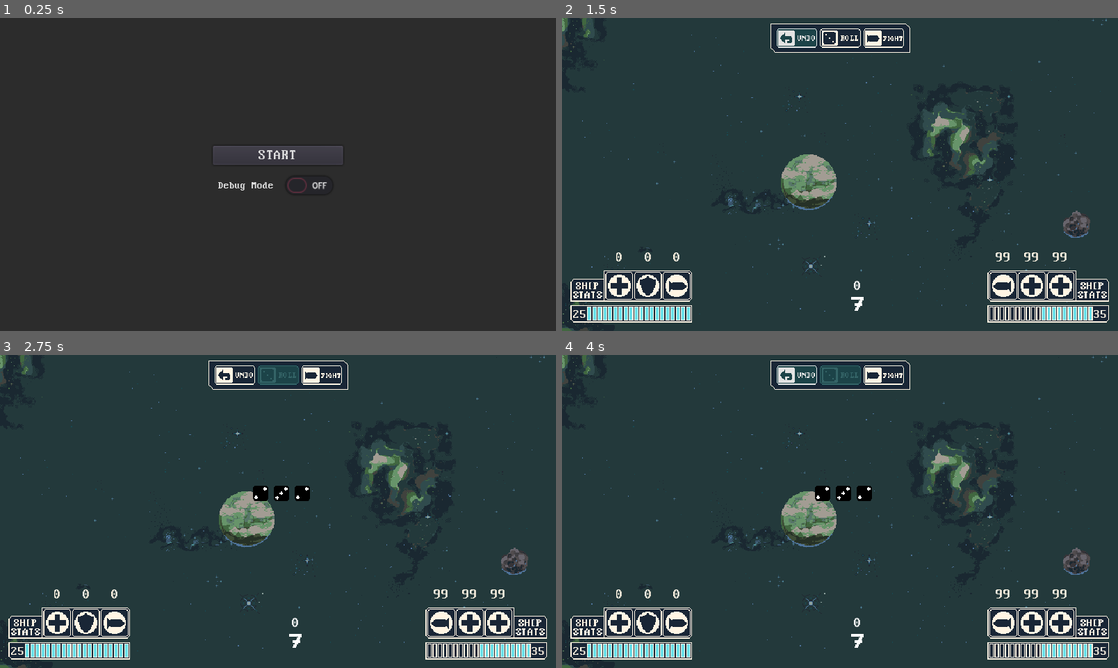
Above: before the commit, frames 1-4 (two rows, left to right).
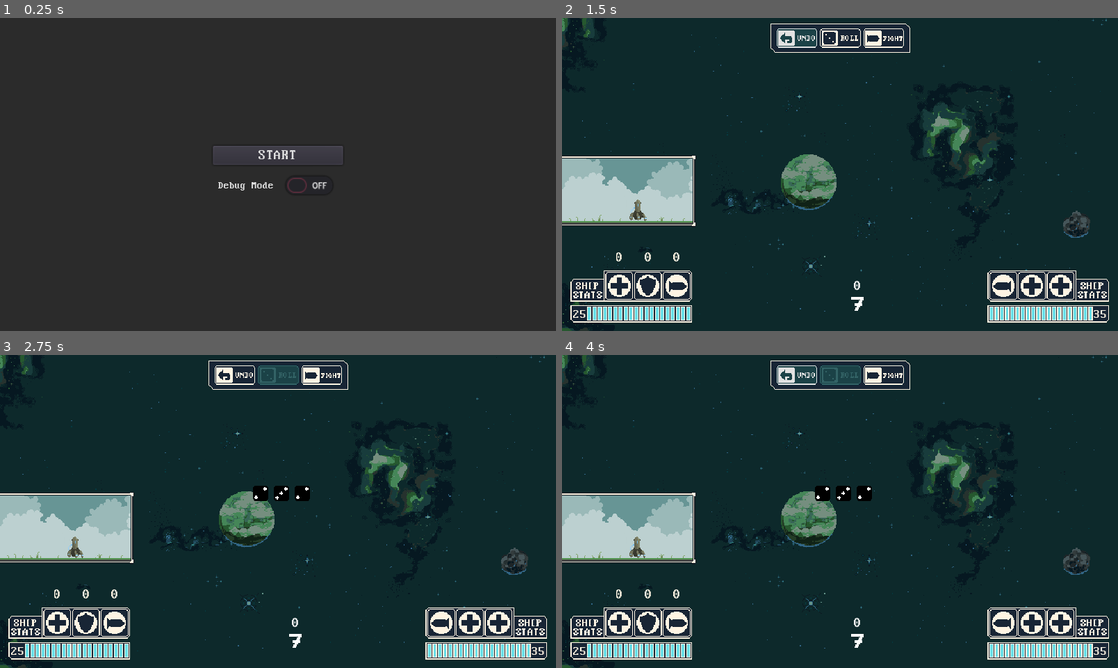
Above: after the commit, the same moments.

Repository: 10Tone/Dice-of-Destiny-CLONE
Game: Godot game, scene res://Project/Main.tscn
Two runs of this game, one before a commit and one after it. Both use one fixed random seed, a clock stepped at 60 frames per second and the inputs below.
Inputs (mouse positions are in pixels of both pictures, inside the frame that each line leads up to):
- Up to frame 1 (0.25 s): no input
- Up to frame 2 (1.5 s): click "START" at 0.5 s; click (795, 36) at 1.25 s
- Up to frame 3 (2.75 s): click (278, 373) at 2 s
- Up to frame 4 (4 s): click (795, 373) at 2.75 s; click (795, 373) at 3.5 s

The runs differ from the first frame. In frame 2, 8.4% of the frame differs, in the area x 0-98%, y 0-100%; in frame 3, 8.4%; in frame 4, 8.4%.

Commit message:
Added first test animations for player/enemy

Diff:
--- a/Project/Game/BattleScreen/BattleManager.gd
+++ b/Project/Game/BattleScreen/BattleManager.gd
@@ -14,6 +14,7 @@
 export var healthbar_display = NodePath()
 export var skills_display = NodePath()
 export var win_loose_popup = NodePath()
+export var player_animator = NodePath()
 onready var _dice_controller = get_node(dice_controller)
 onready var _enemy_turn_simulator = get_node(enemy_turn_simulator)
 onready var _roll_button = get_node(roll_button)
@@ -24,6 +25,7 @@
 onready var _healthbar_display = get_node(healthbar_display)
 onready var _skills_display =get_node(skills_display)
 onready var _win_loose_popup = get_node(win_loose_popup)
+onready var _player_animator = get_node(player_animator)
 
 onready var _player = load("res://Project/Resources/Entities/Player/PlayerEntity.tres")
 onready var _enemy = load("res://Project/Resources/Entities/Enemies/EnemyEntity.tres")
--- a/Project/Game/BattleScreen/BattleScreen.tscn
+++ b/Project/Game/BattleScreen/BattleScreen.tscn
@@ -22,6 +22,18 @@
 [ext_resource path="res://Project/Game/BattleScreen/Skill.gd" type="Script" id=20]
 [ext_resource path="res://Project/Game/BattleScreen/HUD/SkillsDisplay.gd" type="Script" id=21]
 [ext_resource path="res://Assets/Aseprite/Design/Battle Screen/Ship Stats/Ship Stats Enemy Background.png" type="Texture" id=22]
+[ext_resource path="res://Project/Game/BattleScreen/Entities/EntityAnimator.tscn" type="PackedScene" id=23]
+[ext_resource path="res://Assets/Aseprite/Entities/Antitie Background 01.png" type="Texture" id=24]
+
+[sub_resource type="Environment" id=1]
+background_mode = 4
+background_canvas_max_layer = 1
+glow_levels/4 = true
+glow_intensity = 2.0
+glow_strength = 0.95
+glow_blend_mode = 0
+glow_hdr_scale = 3.67
+glow_bicubic_upscale = true
 
 [node name="BattleScreen" type="Node2D"]
 script = ExtResource( 3 )
@@ -35,17 +47,29 @@
 healthbar_display = NodePath("HUD/HealthBars")
 skills_display = NodePath("HUD/StatsDisplay")
 win_loose_popup = NodePath("HUD/WinLoosePopup")
+player_animator = NodePath("EntityAnimators/PlayerAnimator")
 
 [node name="EnemyTurnSimulator" parent="." instance=ExtResource( 4 )]
 
 [node name="DiceController" parent="." instance=ExtResource( 2 )]
 
+[node name="ColorRect" type="ColorRect" parent="."]
+anchor_right = 1.0
+anchor_bottom = 1.0
+rect_min_size = Vector2( 640, 360 )
+color = Color( 0.0156863, 0.054902, 0.0784314, 1 )
+__meta__ = {
+"_edit_use_anchors_": false
+}
+
 [node name="Background" type="Sprite" parent="."]
+modulate = Color( 0.607843, 0.756863, 0.713726, 0.752941 )
 texture = ExtResource( 1 )
 centered = false
 
-[node name="CanvasModulate" type="CanvasModulate" parent="."]
-color = Color( 1, 1, 1, 0.560784 )
+[node name="Sprite" type="Sprite" parent="."]
+position = Vector2( 77.2241, 198.463 )
+texture = ExtResource( 24 )
 
 [node name="HUD" type="CanvasLayer" parent="."]
 
@@ -96,6 +120,9 @@
 anchor_right = 1.0
 anchor_bottom = 1.0
 texture = ExtResource( 11 )
+__meta__ = {
+"_edit_use_anchors_": false
+}
 
 [node name="HBoxContainer" type="HBoxContainer" parent="HUD/StatsDisplay/Player Ship Stats"]
 anchor_left = 0.5
@@ -146,11 +173,13 @@
 rect_min_size = Vector2( 32, 32 )
 custom_fonts/font = ExtResource( 12 )
 custom_colors/font_color = Color( 1, 0.960784, 0.894118, 1 )
-text = "99"
 align = 1
 valign = 1
 
 [node name="iconBackground" parent="HUD/StatsDisplay/Player Ship Stats/HBoxContainer/HealthStats/VBoxContainer" instance=ExtResource( 13 )]
+
+[node name="IconActive" parent="HUD/StatsDisplay/Player Ship Stats/HBoxContainer/HealthStats/VBoxContainer/iconBackground" index="1"]
+visible = true
 
 [node name="ShieldStats" type="Control" parent="HUD/StatsDisplay/Player Ship Stats/HBoxContainer"]
 margin_left = 73.0
@@ -182,7 +211,6 @@
 rect_min_size = Vector2( 32, 32 )
 custom_fonts/font = ExtResource( 12 )
 custom_colors/font_color = Color( 1, 0.960784, 0.894118, 1 )
-text = "99"
 align = 1
 valign = 1
 
@@ -227,7 +255,6 @@
 rect_min_size = Vector2( 32, 32 )
 custom_fonts/font = ExtResource( 12 )
 custom_colors/font_color = Color( 1, 0.960784, 0.894118, 1 )
-text = "99"
 align = 1
 valign = 1
 
@@ -317,7 +344,6 @@
 rect_min_size = Vector2( 32, 32 )
 custom_fonts/font = ExtResource( 12 )
 custom_colors/font_color = Color( 1, 0.960784, 0.894118, 1 )
-text = "99"
 align = 1
 valign = 1
 
@@ -366,7 +392,6 @@
 rect_min_size = Vector2( 32, 32 )
 custom_fonts/font = ExtResource( 12 )
 custom_colors/font_color = Color( 1, 0.960784, 0.894118, 1 )
-text = "99"
 align = 1
 valign = 1
 
@@ -402,7 +427,6 @@
 rect_min_size = Vector2( 32, 32 )
 custom_fonts/font = ExtResource( 12 )
 custom_colors/font_color = Color( 1, 0.960784, 0.894118, 1 )
-text = "99"
 align = 1
 valign = 1
 
@@ -462,6 +486,8 @@
 [node name="TextureProgress" parent="HUD/HealthBars/EnemyHealthBar" index="0"]
 margin_left = -139.0
 margin_right = -19.0
+max_value = 35.0
+value = 0.0
 fill_mode = 1
 
 [node name="TextureRect" parent="HUD/HealthBars/EnemyHealthBar" index="1"]
@@ -477,6 +503,14 @@
 margin_top = 120.591
 margin_right = 27.8438
 margin_bottom = 156.591
+
+[node name="WorldEnvironment" type="WorldEnvironment" parent="."]
+environment = SubResource( 1 )
+
+[node name="EntityAnimators" type="Node2D" parent="."]
+
+[node name="PlayerAnimator" parent="EntityAnimators" instance=ExtResource( 23 )]
+position = Vector2( 87.315, 218.417 )
 
 [editable path="HUD/ActionButtons"]
 [editable path="HUD/StatsDisplay/Player Ship Stats/HBoxContainer/HealthStats/VBoxContainer/iconBackground"]
@@ -485,3 +519,4 @@
 [editable path="HUD/StatsDisplay/Enemy Ship Stats/HBoxContainer/AttackStats/VBoxContainer/iconBackground"]
 [editable path="HUD/HealthBars/PlayerHealthBar"]
 [editable path="HUD/HealthBars/EnemyHealthBar"]
+[editable path="EntityAnimators/PlayerAnimator"]
--- /dev/null
+++ b/Project/Game/BattleScreen/Entities/Droid.tscn
@@ -0,0 +1,118 @@
+[gd_scene load_steps=8 format=2]
+
+[ext_resource path="res://Assets/Aseprite/Entities/Droid.png" type="Texture" id=1]
+
+[sub_resource type="Animation" id=6]
+resource_name = "hit"
+length = 0.8
+tracks/0/type = "value"
+tracks/0/path = NodePath("Sprite:frame_coords")
+tracks/0/interp = 1
+tracks/0/loop_wrap = true
+tracks/0/imported = false
+tracks/0/enabled = true
+tracks/0/keys = {
+"times": PoolRealArray( 0, 0.1, 0.2, 0.3, 0.4, 0.5, 0.6, 0.7 ),
+"transitions": PoolRealArray( 1, 1, 1, 1, 1, 1, 1, 1 ),
+"update": 1,
+"values": [ Vector2( 0, 5 ), Vector2( 1, 5 ), Vector2( 0, 5 ), Vector2( 1, 5 ), Vector2( 0, 5 ), Vector2( 1, 5 ), Vector2( 0, 5 ), Vector2( 1, 5 ) ]
+}
+
+[sub_resource type="Animation" id=4]
+resource_name = "shield_finished"
+length = 0.4
+tracks/0/type = "value"
+tracks/0/path = NodePath("Sprite:frame_coords")
+tracks/0/interp = 1
+tracks/0/loop_wrap = true
+tracks/0/imported = false
+tracks/0/enabled = true
+tracks/0/keys = {
+"times": PoolRealArray( 0, 0.1, 0.2, 0.3 ),
+"transitions": PoolRealArray( 1, 1, 1, 1 ),
+"update": 1,
+"values": [ Vector2( 0, 3 ), Vector2( 1, 3 ), Vector2( 2, 3 ), Vector2( 3, 3 ) ]
+}
+
+[sub_resource type="Animation" id=2]
+resource_name = "shield_prep"
+tracks/0/type = "value"
+tracks/0/path = NodePath("Sprite:frame_coords")
+tracks/0/interp = 1
+tracks/0/loop_wrap = true
+tracks/0/imported = false
+tracks/0/enabled = true
+tracks/0/keys = {
+"times": PoolRealArray( 0, 0.1, 0.2, 0.3, 0.4, 0.5, 0.6, 0.7, 0.8, 0.9 ),
+"transitions": PoolRealArray( 1, 1, 1, 1, 1, 1, 1, 1, 1, 1 ),
+"update": 1,
+"values": [ Vector2( 0, 1 ), Vector2( 1, 1 ), Vector2( 2, 1 ), Vector2( 3, 1 ), Vector2( 4, 1 ), Vector2( 5, 1 ), Vector2( 6, 1 ), Vector2( 7, 1 ), Vector2( 8, 1 ), Vector2( 9, 1 ) ]
+}
+
+[sub_resource type="Animation" id=3]
+resource_name = "shield_pulse"
+length = 0.6
+loop = true
+tracks/0/type = "value"
+tracks/0/path = NodePath("Sprite:frame_coords")
+tracks/0/interp = 1
+tracks/0/loop_wrap = true
+tracks/0/imported = false
+tracks/0/enabled = true
+tracks/0/keys = {
+"times": PoolRealArray( 0, 0.1, 0.2, 0.3, 0.4, 0.5 ),
+"transitions": PoolRealArray( 1, 1, 1, 1, 1, 1 ),
+"update": 1,
+"values": [ Vector2( 0, 2 ), Vector2( 1, 2 ), Vector2( 2, 2 ), Vector2( 3, 2 ), Vector2( 4, 2 ), Vector2( 5, 2 ) ]
+}
+
+[sub_resource type="Animation" id=5]
+resource_name = "shockwave"
+length = 1.4
+tracks/0/type = "value"
+tracks/0/path = NodePath("Sprite:frame_coords")
+tracks/0/interp = 1
+tracks/0/loop_wrap = true
+tracks/0/imported = false
+tracks/0/enabled = true
+tracks/0/keys = {
+"times": PoolRealArray( 0, 0.1, 0.2, 0.3, 0.4, 0.5, 0.6, 0.7, 0.8, 0.9, 1, 1.1, 1.2, 1.3 ),
+"transitions": PoolRealArray( 1, 1, 1, 1, 1, 1, 1, 1, 1, 1, 1, 1, 1, 1 ),
+"update": 1,
+"values": [ Vector2( 0, 4 ), Vector2( 1, 4 ), Vector2( 2, 4 ), Vector2( 3, 4 ), Vector2( 4, 4 ), Vector2( 5, 4 ), Vector2( 6, 4 ), Vector2( 7, 4 ), Vector2( 8, 4 ), Vector2( 9, 4 ), Vector2( 10, 4 ), Vector2( 11, 4 ), Vector2( 12, 4 ), Vector2( 13, 4 ) ]
+}
+
+[sub_resource type="Animation" id=1]
+resource_name = "walk"
+length = 0.6
+loop = true
+tracks/0/type = "value"
+tracks/0/path = NodePath("Sprite:frame_coords")
+tracks/0/interp = 1
+tracks/0/loop_wrap = true
+tracks/0/imported = false
+tracks/0/enabled = true
+tracks/0/keys = {
+"times": PoolRealArray( 0, 0.1, 0.2, 0.3, 0.4, 0.5 ),
+"transitions": PoolRealArray( 1, 1, 1, 1, 1, 1 ),
+"update": 1,
+"values": [ Vector2( 0, 0 ), Vector2( 1, 0 ), Vector2( 2, 0 ), Vector2( 3, 0 ), Vector2( 4, 0 ), Vector2( 5, 0 ) ]
+}
+
+[node name="Droid" type="Node2D"]
+
+[node name="Sprite" type="Sprite" parent="."]
+texture = ExtResource( 1 )
+hframes = 14
+vframes = 7
+frame = 71
+region_rect = Rect2( 0, 0, 14, 7 )
+
+[node name="AnimationPlayer" type="AnimationPlayer" parent="."]
+autoplay = "walk"
+anims/hit = SubResource( 6 )
+anims/shield_finished = SubResource( 4 )
+anims/shield_prep = SubResource( 2 )
+anims/shield_pulse = SubResource( 3 )
+anims/shockwave = SubResource( 5 )
+anims/walk = SubResource( 1 )
--- /dev/null
+++ b/Project/Game/BattleScreen/Entities/EntityAnimator.gd
@@ -0,0 +1,37 @@
+extends Node2D
+
+enum EntityTypes {PLAYER, ENEMY}
+enum EntityStates {IDLE, SHIELD_UP, ATTACK, HIT}
+
+export(EntityTypes) var entity_type
+
+onready var _animation_player = $AnimationPlayer
+
+signal entity_animation_finished(entity_state)
+
+func _ready():
+	GlobalEvents.connect("entity_state_changed", self, "on_entity_state_changed")
+
+func on_entity_state_changed(_entity_type, _entity_state):
+	if _entity_type != entity_type:
+		return
+
+	match _entity_state:
+		EntityStates.IDLE:
+			_animation_player.play("walk")
+			yield(_animation_player, "animation_finished")
+			emit_signal("entity_animation_finished", EntityStates.IDLE)
+		EntityStates.SHIELD_UP:
+			_animation_player.play("shield_prep")
+			yield(_animation_player, "animation_finished")
+			_animation_player.play("shield_pulse")
+			yield(_animation_player, "animation_finished")
+			emit_signal("entity_animation_finished", EntityStates.SHIELD_UP)
+		EntityStates.ATTACK:
+			_animation_player.play("shockwave")
+			yield(_animation_player, "animation_finished")
+			emit_signal("entity_animation_finished", EntityStates.ATTACK)
+		EntityStates.HIT:
+			_animation_player.play("hit")
+			yield(_animation_player, "animation_finished")
+			emit_signal("entity_animation_finished", EntityStates.HIT)
--- /dev/null
+++ b/Project/Game/BattleScreen/Entities/EntityAnimator.tscn
@@ -0,0 +1,120 @@
+[gd_scene load_steps=9 format=2]
+
+[ext_resource path="res://Assets/Aseprite/Entities/Droid.png" type="Texture" id=1]
+[ext_resource path="res://Project/Game/BattleScreen/Entities/EntityAnimator.gd" type="Script" id=2]
+
+[sub_resource type="Animation" id=6]
+resource_name = "hit"
+length = 0.8
+tracks/0/type = "value"
+tracks/0/path = NodePath("Sprite:frame_coords")
+tracks/0/interp = 1
+tracks/0/loop_wrap = true
+tracks/0/imported = false
+tracks/0/enabled = true
+tracks/0/keys = {
+"times": PoolRealArray( 0, 0.1, 0.2, 0.3, 0.4, 0.5, 0.6, 0.7 ),
+"transitions": PoolRealArray( 1, 1, 1, 1, 1, 1, 1, 1 ),
+"update": 1,
+"values": [ Vector2( 0, 5 ), Vector2( 1, 5 ), Vector2( 0, 5 ), Vector2( 1, 5 ), Vector2( 0, 5 ), Vector2( 1, 5 ), Vector2( 0, 5 ), Vector2( 1, 5 ) ]
+}
+
+[sub_resource type="Animation" id=4]
+resource_name = "shield_finished"
+length = 0.4
+tracks/0/type = "value"
+tracks/0/path = NodePath("Sprite:frame_coords")
+tracks/0/interp = 1
+tracks/0/loop_wrap = true
+tracks/0/imported = false
+tracks/0/enabled = true
+tracks/0/keys = {
+"times": PoolRealArray( 0, 0.1, 0.2, 0.3 ),
+"transitions": PoolRealArray( 1, 1, 1, 1 ),
+"update": 1,
+"values": [ Vector2( 0, 3 ), Vector2( 1, 3 ), Vector2( 2, 3 ), Vector2( 3, 3 ) ]
+}
+
+[sub_resource type="Animation" id=2]
+resource_name = "shield_prep"
+tracks/0/type = "value"
+tracks/0/path = NodePath("Sprite:frame_coords")
+tracks/0/interp = 1
+tracks/0/loop_wrap = true
+tracks/0/imported = false
+tracks/0/enabled = true
+tracks/0/keys = {
+"times": PoolRealArray( 0, 0.1, 0.2, 0.3, 0.4, 0.5, 0.6, 0.7, 0.8, 0.9 ),
+"transitions": PoolRealArray( 1, 1, 1, 1, 1, 1, 1, 1, 1, 1 ),
+"update": 1,
+"values": [ Vector2( 0, 1 ), Vector2( 1, 1 ), Vector2( 2, 1 ), Vector2( 3, 1 ), Vector2( 4, 1 ), Vector2( 5, 1 ), Vector2( 6, 1 ), Vector2( 7, 1 ), Vector2( 8, 1 ), Vector2( 9, 1 ) ]
+}
+
+[sub_resource type="Animation" id=3]
+resource_name = "shield_pulse"
+length = 0.6
+loop = true
+tracks/0/type = "value"
+tracks/0/path = NodePath("Sprite:frame_coords")
+tracks/0/interp = 1
+tracks/0/loop_wrap = true
+tracks/0/imported = false
+tracks/0/enabled = true
+tracks/0/keys = {
+"times": PoolRealArray( 0, 0.1, 0.2, 0.3, 0.4, 0.5 ),
+"transitions": PoolRealArray( 1, 1, 1, 1, 1, 1 ),
+"update": 1,
+"values": [ Vector2( 0, 2 ), Vector2( 1, 2 ), Vector2( 2, 2 ), Vector2( 3, 2 ), Vector2( 4, 2 ), Vector2( 5, 2 ) ]
+}
+
+[sub_resource type="Animation" id=5]
+resource_name = "shockwave"
+length = 1.4
+tracks/0/type = "value"
+tracks/0/path = NodePath("Sprite:frame_coords")
+tracks/0/interp = 1
+tracks/0/loop_wrap = true
+tracks/0/imported = false
+tracks/0/enabled = true
+tracks/0/keys = {
+"times": PoolRealArray( 0, 0.1, 0.2, 0.3, 0.4, 0.5, 0.6, 0.7, 0.8, 0.9, 1, 1.1, 1.2, 1.3 ),
+"transitions": PoolRealArray( 1, 1, 1, 1, 1, 1, 1, 1, 1, 1, 1, 1, 1, 1 ),
+"update": 1,
+"values": [ Vector2( 0, 4 ), Vector2( 1, 4 ), Vector2( 2, 4 ), Vector2( 3, 4 ), Vector2( 4, 4 ), Vector2( 5, 4 ), Vector2( 6, 4 ), Vector2( 7, 4 ), Vector2( 8, 4 ), Vector2( 9, 4 ), Vector2( 10, 4 ), Vector2( 11, 4 ), Vector2( 12, 4 ), Vector2( 13, 4 ) ]
+}
+
+[sub_resource type="Animation" id=1]
+resource_name = "walk"
+length = 0.6
+loop = true
+tracks/0/type = "value"
+tracks/0/path = NodePath("Sprite:frame_coords")
+tracks/0/interp = 1
+tracks/0/loop_wrap = true
+tracks/0/imported = false
+tracks/0/enabled = true
+tracks/0/keys = {
+"times": PoolRealArray( 0, 0.1, 0.2, 0.3, 0.4, 0.5 ),
+"transitions": PoolRealArray( 1, 1, 1, 1, 1, 1 ),
+"update": 1,
+"values": [ Vector2( 0, 0 ), Vector2( 1, 0 ), Vector2( 2, 0 ), Vector2( 3, 0 ), Vector2( 4, 0 ), Vector2( 5, 0 ) ]
+}
+
+[node name="EntityAnimator" type="Node2D"]
+script = ExtResource( 2 )
+
+[node name="Sprite" type="Sprite" parent="."]
+texture = ExtResource( 1 )
+hframes = 14
+vframes = 7
+frame = 70
+region_rect = Rect2( 0, 0, 14, 7 )
+
+[node name="AnimationPlayer" type="AnimationPlayer" parent="."]
+autoplay = "walk"
+anims/hit = SubResource( 6 )
+anims/shield_finished = SubResource( 4 )
+anims/shield_prep = SubResource( 2 )
+anims/shield_pulse = SubResource( 3 )
+anims/shockwave = SubResource( 5 )
+anims/walk = SubResource( 1 )
--- a/Project/Game/BattleScreen/HUD/HealthBarsDisplay.gd
+++ b/Project/Game/BattleScreen/HUD/HealthBarsDisplay.gd
@@ -23,3 +23,6 @@
 		EntityTypes.ENEMY:
 			if _enemy_health_label:
 				_enemy_health_label.text = str(value)
+
+			if _enemy_progress_bar:
+				_enemy_progress_bar.value = value
--- a/Project/Globals/GlobalEvents.gd
+++ b/Project/Globals/GlobalEvents.gd
@@ -2,3 +2,4 @@
 class_name Events
 
 signal reload_button_pressed
+signal entity_state_changed(entity_type, entity_state)
--- a/Project/Resources/EntityBaseResource.gd
+++ b/Project/Resources/EntityBaseResource.gd
@@ -3,6 +3,7 @@
 
 enum EntityTypes {PLAYER, ENEMY}
 enum SkillTypes {HEALTH, BLOCK, ATTACK}
+enum EntityStates {IDLE, SHIELD_UP, ATTACK, HIT}
 
 export(EntityTypes) var entity_type
 export(int) var start_health
@@ -71,7 +72,7 @@
 			block_skill += amount
 	skill_values[SkillTypes.BLOCK] = block_skill
 	emit_signal("entity_skill_values_changed",entity_type, skill_values)
-
+	GlobalEvents.emit_signal("entity_state_changed", entity_type, EntityStates.SHIELD_UP)
 
 func get_block_skill():
 	return block_skill
--- a/project.godot
+++ b/project.godot
@@ -103,7 +103,6 @@
 
 [rendering]
 
-quality/driver/driver_name="GLES2"
 vram_compression/import_etc=true
 vram_compression/import_etc2=false
 environment/default_clear_color=Color( 0.172549, 0.172549, 0.172549, 1 )
Binary file changed: Assets/Aseprite/Design/Battle Screen/BattleScreen_Design_Idea_2.aseprite
Binary file added: Assets/Aseprite/Design/Battle Screen/Button Background.aseprite
Binary file added: Assets/Aseprite/Design/Battle Screen/Button.aseprite
Binary file changed: Assets/Aseprite/Design/Battle Screen/Ship Stats/Ship Stats Enemy Background.aseprite
Binary file added: Assets/Aseprite/Entities/Antitie Background 01.png
Not shown, added: Assets/Aseprite/Entities/Antitie Background 01.png.import
Binary file added: Assets/Aseprite/Entities/Antity Background.aseprite
Binary file added: Assets/Aseprite/Entities/Droid.aseprite
Binary file added: Assets/Aseprite/Entities/Droid.png
Not shown, added: Assets/Aseprite/Entities/Droid.png.import
Binary file added: Assets/Aseprite/Entities/Droid_shield_red.aseprite
Not shown: 1 places in Project/Game/BattleScreen/BattleScreen.tscn that only renumber resources
